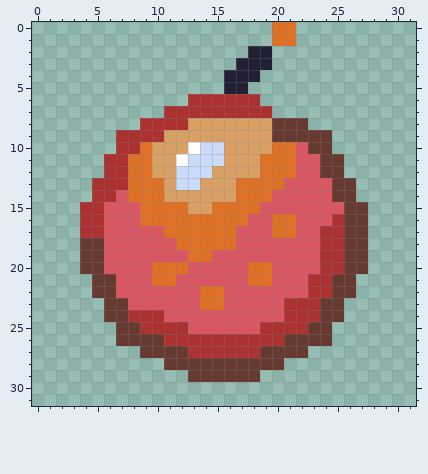
A pixel-art sprite gets an edit: icon/CC0/explosive/individual/Chrisblue/32x32/bomb_01_pink.png. The first picture shows the starting point.
The file is 32x32 pixels.
Now the later version:
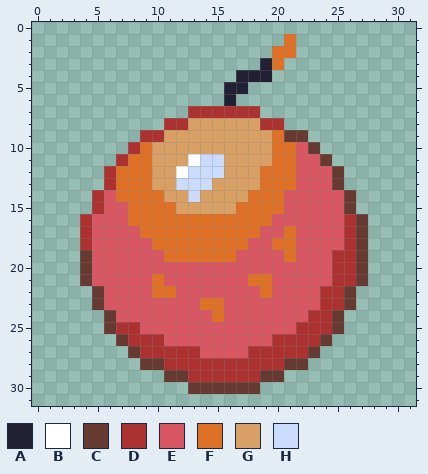
Palette (. is transparent): A #222034  B #ffffff  C #663931  D #ac3232  E #d95763  F #df7126  G #d9a066  H #cbdbfc
Commit: Touch up scaling artifacts in Chrisblue's bomb icons
The exact change:
@@ x 0..31 @@
- 0 ....................FF..........
- 1 ....................FF..........
- 2 ..................AA............
- 3 .................AAA............
- 4 ................AAA.............
+ 0 ................................
+ 1 .....................F..........
+ 2 ....................FF..........
+ 3 ...................AF...........
+ 4 .................AAA............
  5 ................AA..............
- 6 .............DDDDDD.............
- 7 ...........DDDDDDDDD............
- 8 .........DDDDGGGGGGGCCC.........
- 9 .......DDDDGGGGGGGGGCCCCC.......
-10 .......DDFGGGBHHGGGGFFECC.......
-11 ......DDFFGGBHHHGGGFFFEECC......
-12 ......DDFFGGHHHGGGGFFFEECC......
-13 .....DDDFFFGHHGGGFFFFEEEECC.....
-14 .....DDEFFFGGGGGGFFFEEEEECC.....
-15 ....DDEEEFFFFGGFFFFEEEEEEECC....
-16 ....DDEEEFFFFFFFFFEEFFEEEDCC....
-17 ....DDEEEEEFFFFFFEEEFFEEDDCC....
-18 ....CCEEEEEEFFFFFEEEEEEEDDCC....
-19 ....CCEEEEEEEFFEEEEEEEEEDDCC....
-20 ....CCEEEEFFFEEEEEFFEEEEDDCC....
-21 .....CCEEEFFEEEEEEFFEEEDDCC.....
-22 .....CCEEEEEEEFFEEEEEEEDDCC.....
-23 ......CCEEEEEEFFEEEEEDDDCC......
-24 ......CCDDDEEEEEEEEEEDDDCC......
-25 .......CCDDDDEEEEEEDDDDCC.......
-26 .......CCCCDDDDDDDDDDCCCC.......
-27 .........CCCCDDDDDDCCCC.........
-28 ...........CCCCCCCCCC...........
-29 .............CCCCCC.............
-30 ................................
+ 6 ................A...............
+ 7 .............DDDDDD.............
+ 8 ...........DDGGGGGGDD...........
+ 9 .........DDGGGGGGGGGFCC.........
+10 ........DFGGGGGGGGGGFFEC........
+11 .......DFFGGGBHHGGGGFFEEC.......
+12 ......DFFFGGBHHHGGGFFFEEEC......
+13 ......DFFFGGHHHGGGGFFFEEEC......
+14 .....DEFFFFGGHGGGGFFFEEEEEC.....
+15 .....DEEFFFFGGGGGFFFFEEEEEC.....
+16 ....DEEEFFFFFFFFFFFFEEEEEEDC....
+17 ....DEEEEFFFFFFFFFFEEFEEEEDC....
+18 ....DEEEEEFFFFFFFFEEFFEEEEDC....
+19 ....CEEEEEEFFFFFFEEEEFEEEDDC....
+20 ....CEEEEEEEEEEEEEEEEEEEEDDC....
+21 ....CEEEEEFEEEEEEEFFEEEEEDDC....
+22 .....CEEEEFFEEEEEEEFEEEEDDC.....
+23 .....CEEEEEEEEFFEEEEEEEEDDC.....
+24 ......CEEEEEEEEFEEEEEEEDDC......
+25 ......CDDEEEEEEEEEEEEEDDDC......
+26 .......CDDDEEEEEEEEEDDDDC.......
+27 ........CDDDDDEEEEDDDDDC........
+28 .........CCDDDDDDDDDDCC.........
+29 ...........CCDDDDDDCC...........
+30 .............CCCCCC.............
 31 ................................
